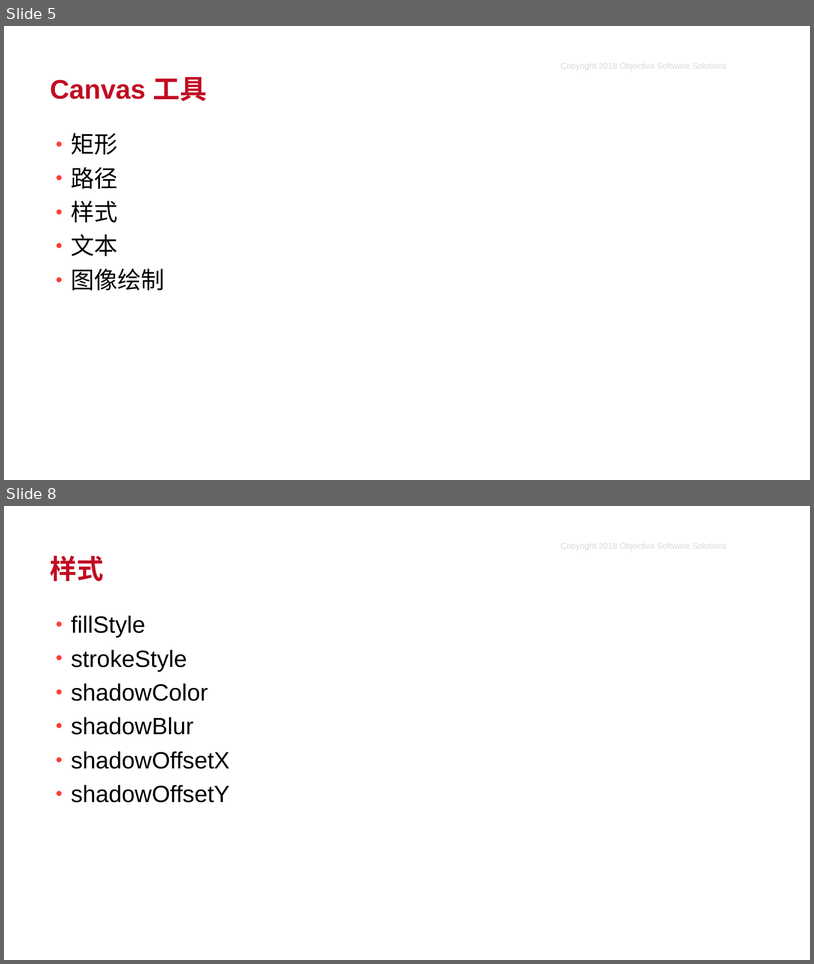
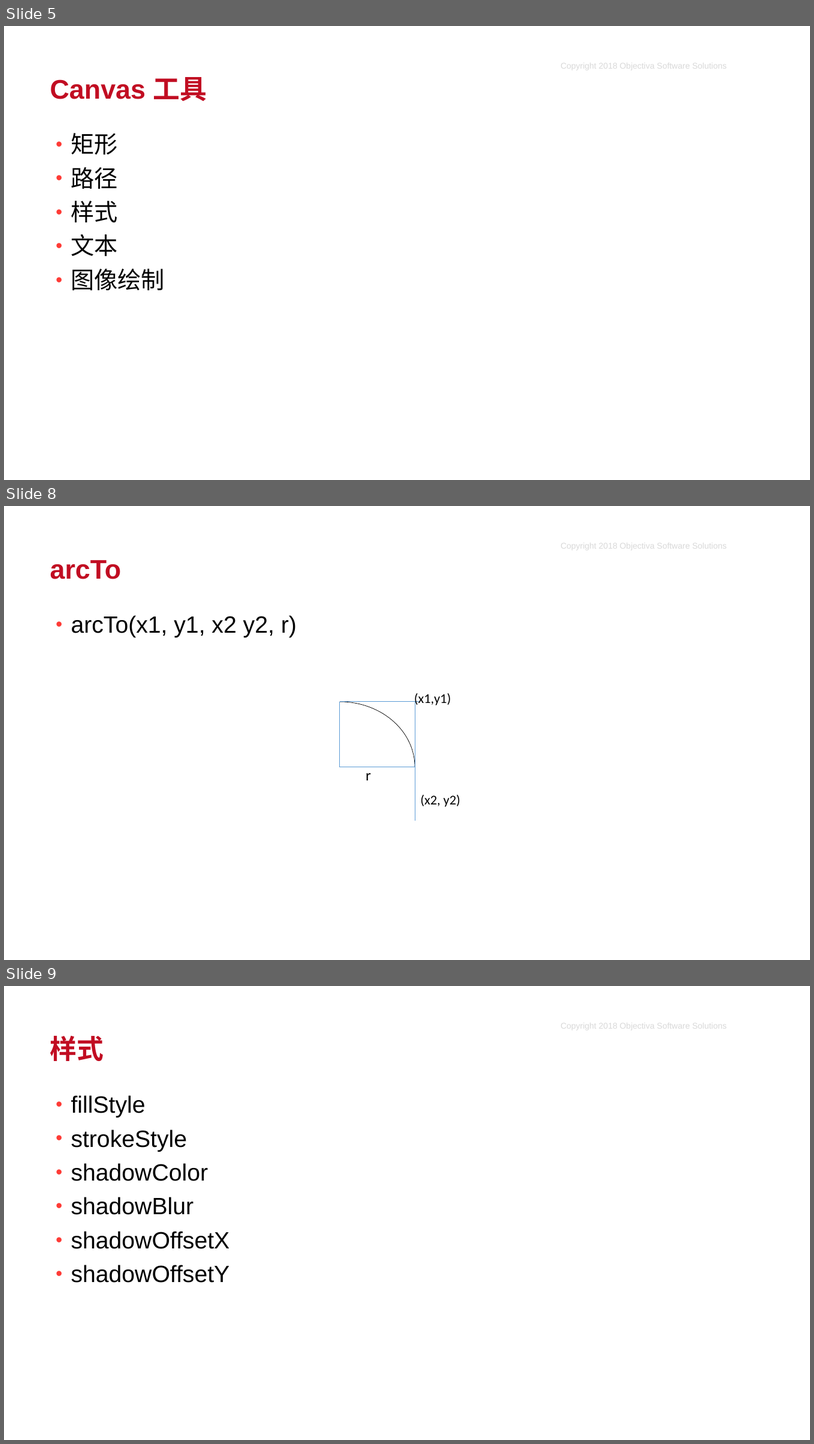
Before and after one commit to LwCoderNovice/canvasDemo, a slide deck: canvas.pptx. Shown one above the other, each under a label of ours: slides 5 and 8 before the commit, slides 5, 8 and 9 after it; the slides between them are not shown. The pictures are 814x964 and 814x1444 pixels, drawn with LibreOffice and Linux fonts; fonts in the diff are those of the drawing; background and template pictures are left out. Boxes give left, top, right and bottom in pixels: in the first picture for what was removed or moved away, otherwise in the second. Text is boxed around its words. In the diff, an @@ line names an element or a change of style, - is before the commit and + after.

```diff
--- a/canvas.pptx
+++ b/canvas.pptx
@@ slide 8 added at bbox=[4, 506, 810, 960], background #FFFFFF; not listed: 1 template element that a slide beside it also shows @@
@@ title added at bbox=[50, 560, 122, 579], 32 pt, text #C10D22, bold @@
+arcTo
@@ text added at bbox=[71, 615, 297, 637], 28 pt, text #000000 @@
+• arcTo(x1, y1, x2 y2, r)
@@ arc (boxed as its full ellipse) added at bbox=[265, 702, 416, 832], outline #000000 0.5 pt @@
@@ line added from (340, 702) to (419, 702), #5B9BD5 0.5 pt @@
@@ line added from (340, 702) to (340, 767), #5B9BD5 0.5 pt @@
@@ text added at bbox=[414, 693, 451, 706], 16 pt, text #000000 @@
+(x1,y1)
@@ line added from (416, 767) to (416, 702), #5B9BD5 0.5 pt @@
@@ line added from (340, 767) to (416, 767), #5B9BD5 0.5 pt @@
@@ text added at bbox=[366, 772, 371, 780], 18 pt, text #000000 @@
+r
@@ line added from (416, 767) to (416, 820), #5B9BD5 0.5 pt @@
@@ text added at bbox=[420, 795, 461, 807], 16 pt, text #000000 @@
+(x2, y2)
@@ what was slide 8 is now slide 9 @@
```
Also in this commit, not shown: 2 slides changed, 5 other files.
